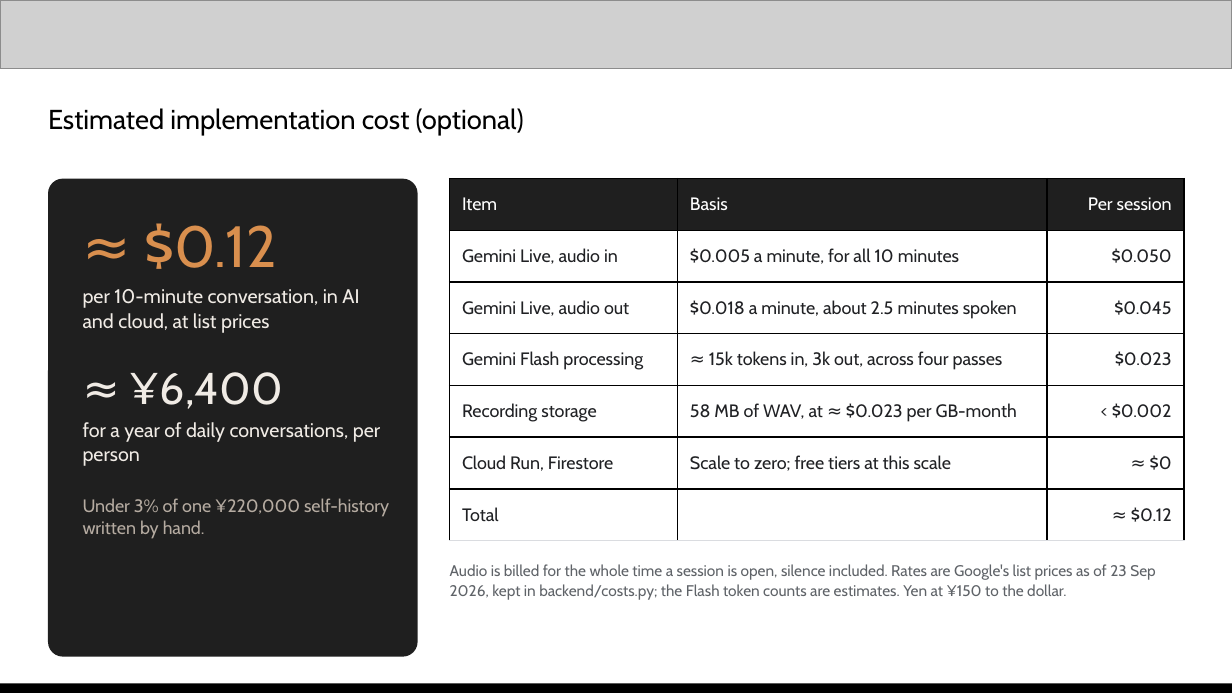
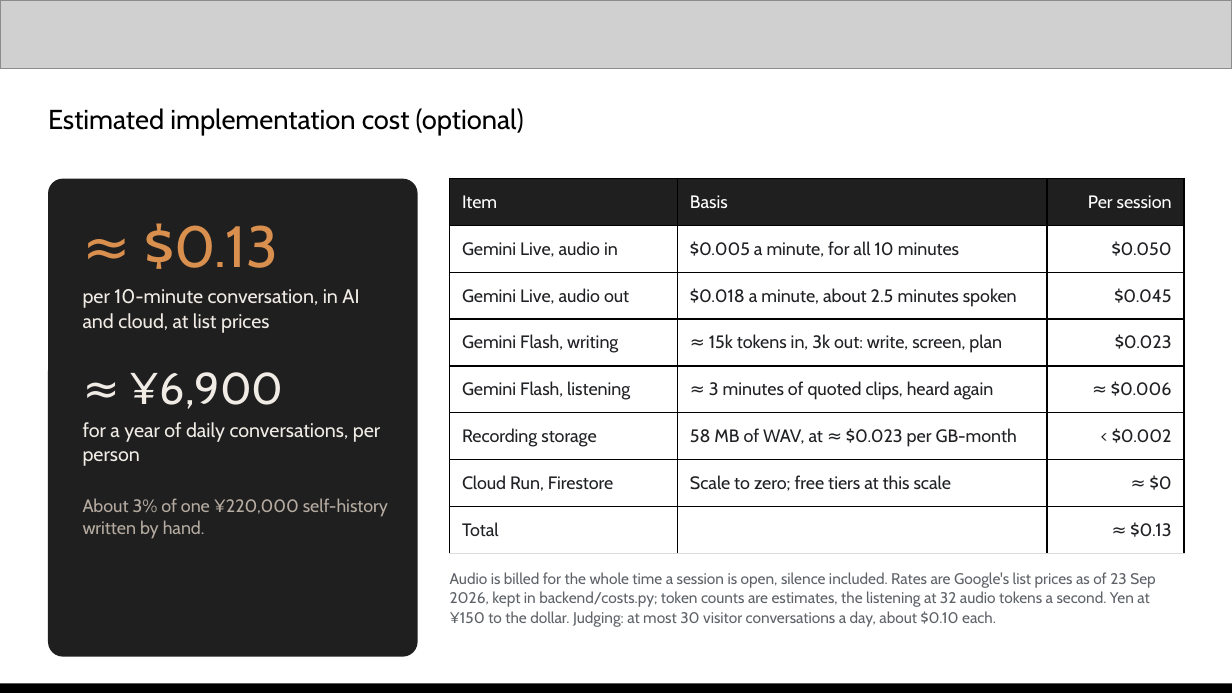
Before and after one commit to kaseovo/kataribe, a slide deck: slide 9 of docs/demo/kataribe-pitch-deck.pptx. Drawn at 1232x693 pixels with LibreOffice and Linux fonts; fonts in the diff are those of the drawing; grey boxes stand for pictures. Boxes give left, top, right and bottom in pixels: in the first picture for what was removed or moved away, otherwise in the second. Text is boxed around its words. In the diff, an @@ line names an element or a change of style, - is before the commit and + after.

```diff
--- a/docs/demo/kataribe-pitch-deck.pptx
+++ b/docs/demo/kataribe-pitch-deck.pptx
@@ table at (450,179,1184,553) @@
-row 4: Gemini Flash processing | ≈ 15k tokens in, 3k out, across four passes | $0.023
+row 4: Gemini Flash, writing | ≈ 15k tokens in, 3k out: write, screen, plan | $0.023
+row 5: Gemini Flash, listening | ≈ 3 minutes of quoted clips, heard again | ≈ $0.006
-row 8, column 3: ≈ $0.12
+row 8, column 3: ≈ $0.13
@@ text at (144,223,278,269): text changed @@
-≈ $0.12
+≈ $0.13
@@ text at (130,372,283,409): text changed @@
-≈ ¥6,400
+≈ ¥6,900
@@ text at (83,498,388,539): text changed @@
-Under 3% of one ¥220,000 self-history written by hand.
+About 3% of one ¥220,000 self-history written by hand.
@@ text at (450,572,1155,627): text changed @@
-Audio is billed for the whole time a session is open, silence included. Rates are Google's list prices as of 23 Sep 2026, kept in backend/costs.py; the Flash token counts are estimates. Yen at ¥150 to the dollar.
+Audio is billed for the whole time a session is open, silence included. Rates are Google's list prices as of 23 Sep 2026, kept in backend/costs.py; token counts are estimates, the listening at 32 audio tokens a second. Yen at ¥150 to the dollar. Judging: at most 30 visitor conversations a day, about $0.10 each.
```
Also in this commit, not shown: 12 other slides changed, 9 other files.
